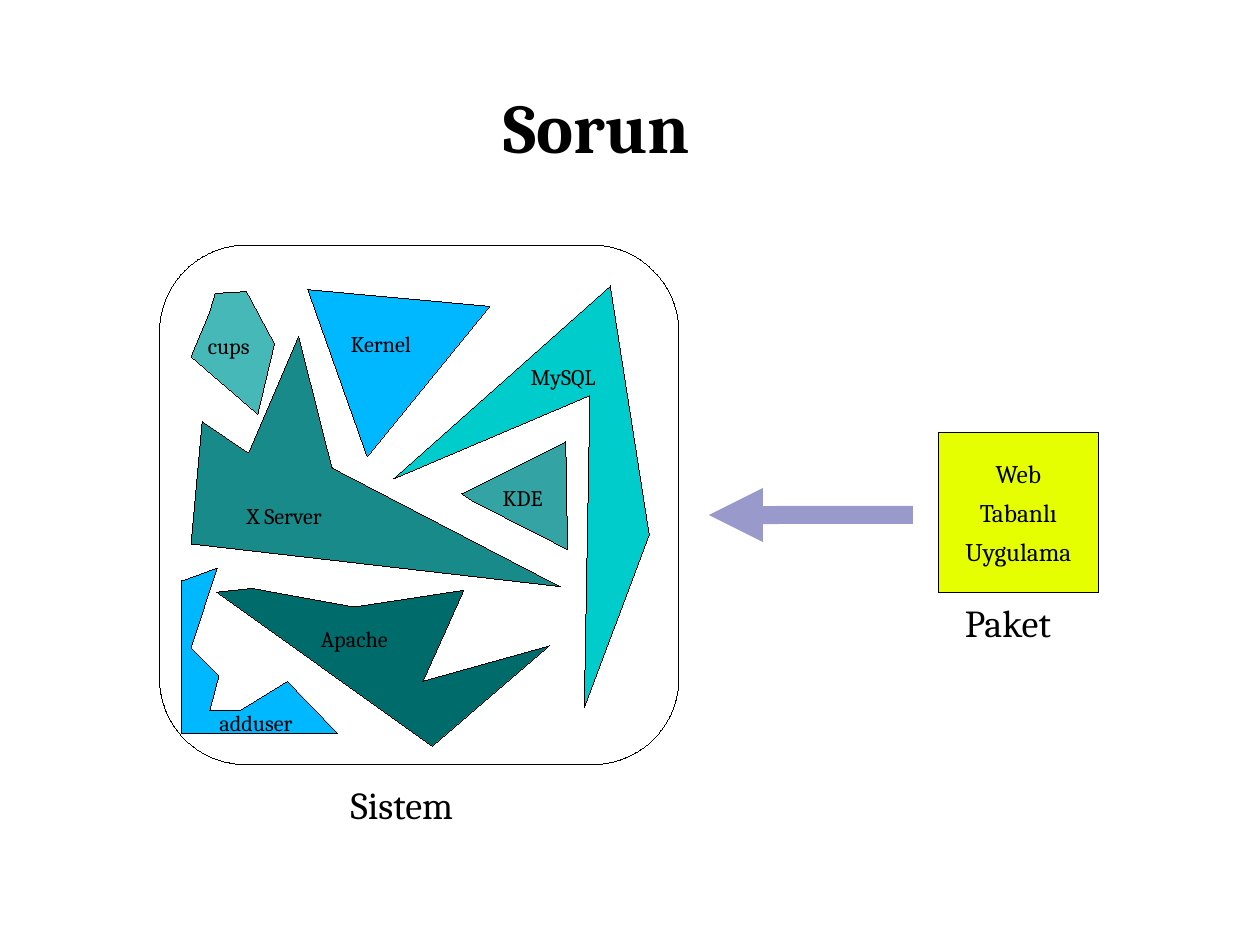
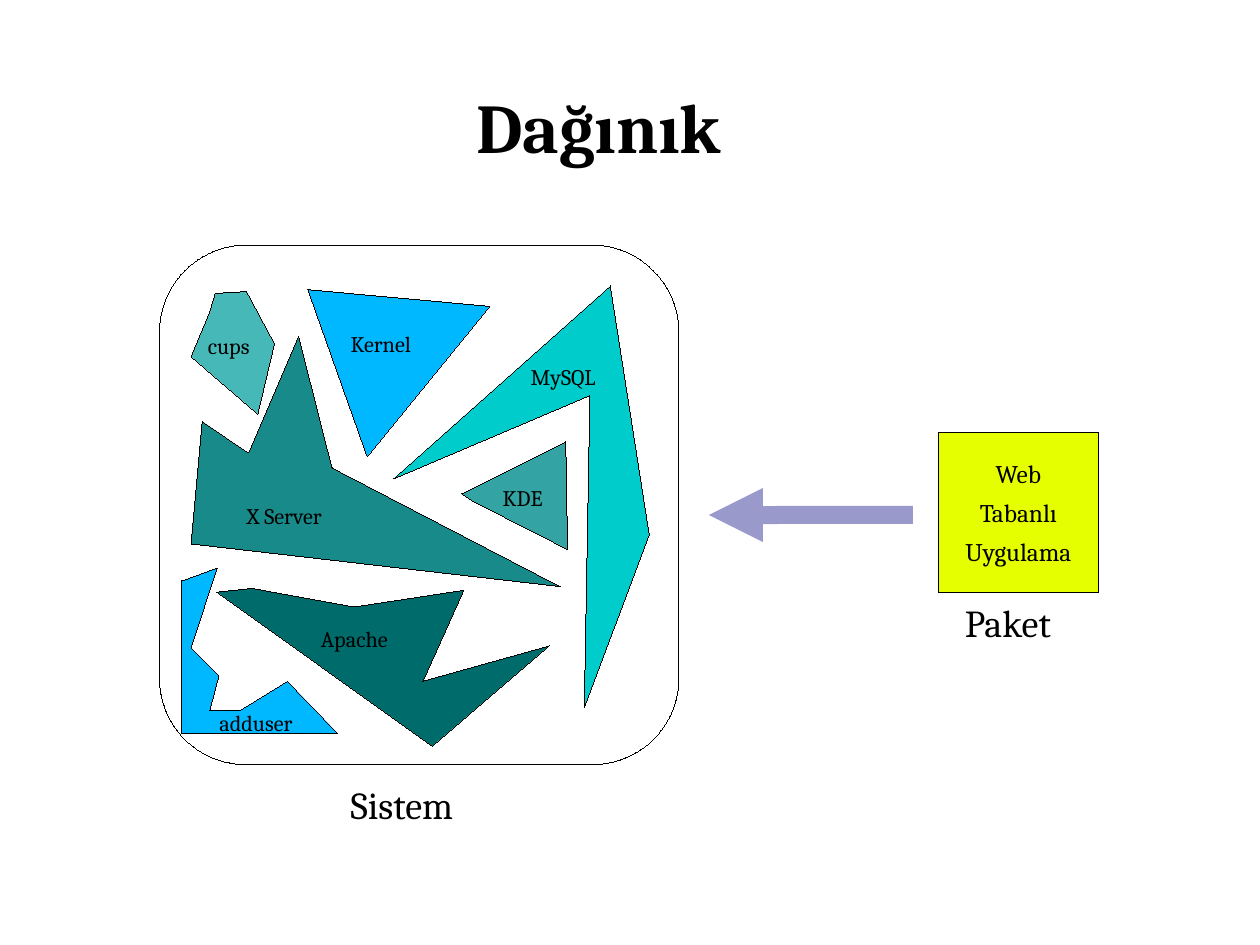
Before and after one commit to Pardus-Linux/COMAR, a slide deck: slide 2 of belgeler/temel-sunum.odp (slide 1 before the commit). Drawn at 1260x945 pixels with LibreOffice and Linux fonts; fonts in the diff are those of the drawing. Boxes give left, top, right and bottom in pixels: in the first picture for what was removed or moved away, otherwise in the second. Text is boxed around its words. In the diff, an @@ line names an element or a change of style, - is before the commit and + after.

```diff
--- a/belgeler/temel-sunum.odp
+++ b/belgeler/temel-sunum.odp
@@ text added at (x1=476, y1=104, x2=721, y2=168), 44 pt, text #000000, bold @@
+Dağınık
@@ text removed at (x1=503, y1=106, x2=690, y2=154) @@
-Sorun
```
Also in this commit, not shown: 5 other slides changed, 4 slides added, 2 slides removed.
